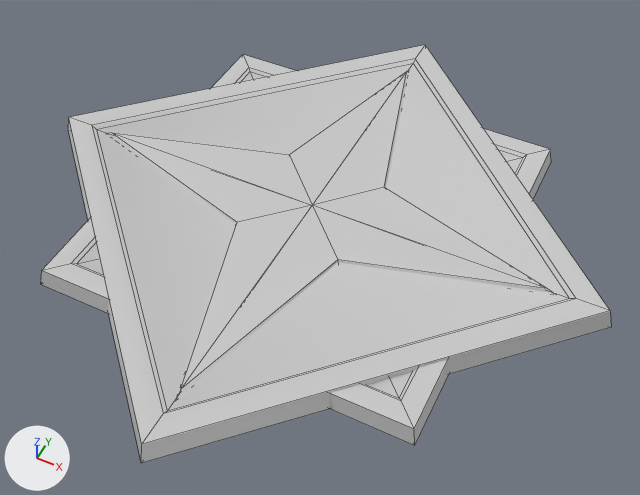
Renders of the FBX model Assets/Scenes/KSM/Part_3/Static Mesh/Part_3_stone gimmick_01.fbx from each side of a commit.
Camera for both pictures: a 50 mm lens placed at (1.11, -2.15, 2.53), pointed at (0.09, -0.11, -0.02). Lighting does not change. The marker at lower left points along +X, +Y and +Z. Mesh edges are drawn as thin lines. Where no turn or scale is listed for an object, it has been applied to the vertices.

The first picture shows 'Part_3_stone gimmick_01'.
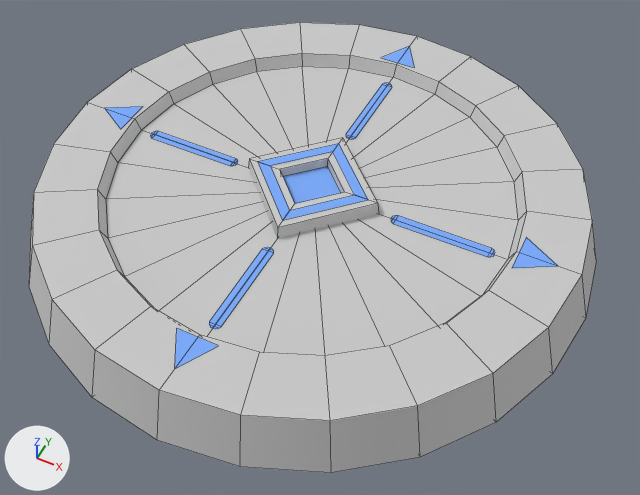
Changed parts and their boxes [x1, y1, x2, y2] in the pictures (640 x 495 px):
```json
{"object": "Part_3_stone gimmick_01", "change": "reshaped, moved", "before": [41, 45, 611, 463], "after": [29, 22, 596, 473], "on screen": "8% taller"}
{"part": 1, "of": "me_mesh", "change": "rebuilt", "before": [68, 45, 611, 463], "after": [29, 22, 596, 473], "on screen": "8% taller"}
{"part": 2, "of": "me_mesh", "change": "deleted", "before": [484, 129, 551, 199]}
{"part": 3, "of": "me_mesh", "change": "deleted", "before": [41, 218, 109, 313]}
{"part": 4, "of": "me_mesh", "change": "deleted", "before": [329, 359, 449, 445]}
{"part": 5, "of": "me_mesh", "change": "deleted", "before": [211, 54, 296, 88]}
{"part": 6, "of": "me_mesh", "change": "added", "after": [105, 46, 558, 368]}
```

Edits to the scene script, one JSON object a line:
```json
{"op": "add", "block": "mat_02___default", "code": ["mat_02___default = principled_material('02 - Default')", "mat_02___default.base_color = (0.192, 0.404, 0.953)  # blue #79aafa", "mat_02___default.roughness = 0.859"]}
{"block": "me_mesh", "where": "# used by ob_part_3_stone_gimmick_01; location = (0.0, 0.0, 0.0)"}
{"op": "remove", "block": "me_mesh", "code": "me_mesh.from_pydata(...)  # 90 vertices, 76 faces; spans x -1.18..1.18, y -1.18..1.18, z 0.0..0.08"}
{"op": "add", "block": "me_mesh", "code": "me_mesh.from_pydata(...)  # 210 vertices, 181 faces; spans x -1.09..1.09, y -1.14..1.05, z -0.04..0.17"}
{"block": "me_mesh", "change": "me_mesh part 1: the loose piece of 34 vertices spanning x -1.18..1.18, y -1.18..1.18, z 0.0..0.08 is rebuilt with 98 vertices and now spans x -1.09..1.09, y -1.14..1.05, z -0.04..0.17"}
{"block": "me_mesh", "change": "me_mesh part 2: the loose piece of 14 vertices spanning x 0.36..0.74, y 0.36..0.74, z 0.0..0.07 is deleted"}
{"block": "me_mesh", "change": "me_mesh part 3: the loose piece of 14 vertices spanning x -0.74..-0.36, y -0.74..-0.36, z 0.0..0.07 is deleted"}
{"block": "me_mesh", "change": "me_mesh part 4: the loose piece of 14 vertices spanning x 0.36..0.74, y -0.74..-0.36, z 0.0..0.07 is deleted"}
{"block": "me_mesh", "change": "me_mesh part 5: the loose piece of 14 vertices spanning x -0.74..-0.36, y 0.36..0.74, z 0.0..0.07 is deleted"}
{"block": "me_mesh", "change": "me_mesh part 6"}
{"block": "me_mesh", "change": "112 vertices are added at x -0.95..0.95, y -0.99..0.91, z 0.1..0.17"}
{"block": "me_mesh", "change": "12 new faces join them, mat_01___default (light grey #cacaca)"}
{"block": "me_mesh", "change": "49 new faces join them, mat_02___default (blue #79aafa)"}
{"op": "add", "block": "me_mesh", "code": "me_mesh.materials.append(mat_02___default)  # blue #79aafa"}
{"op": "set", "path": "ob_part_3_stone_gimmick_01.location", "old": "(0.0, 0.0, 0.0)", "new": "(0.0, 0.042, 0.042)"}
```
